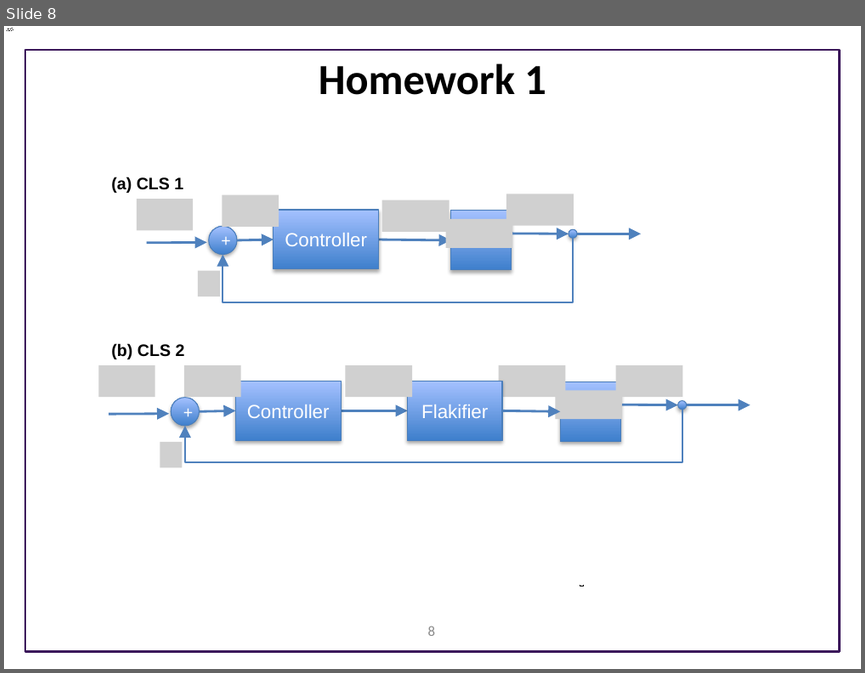
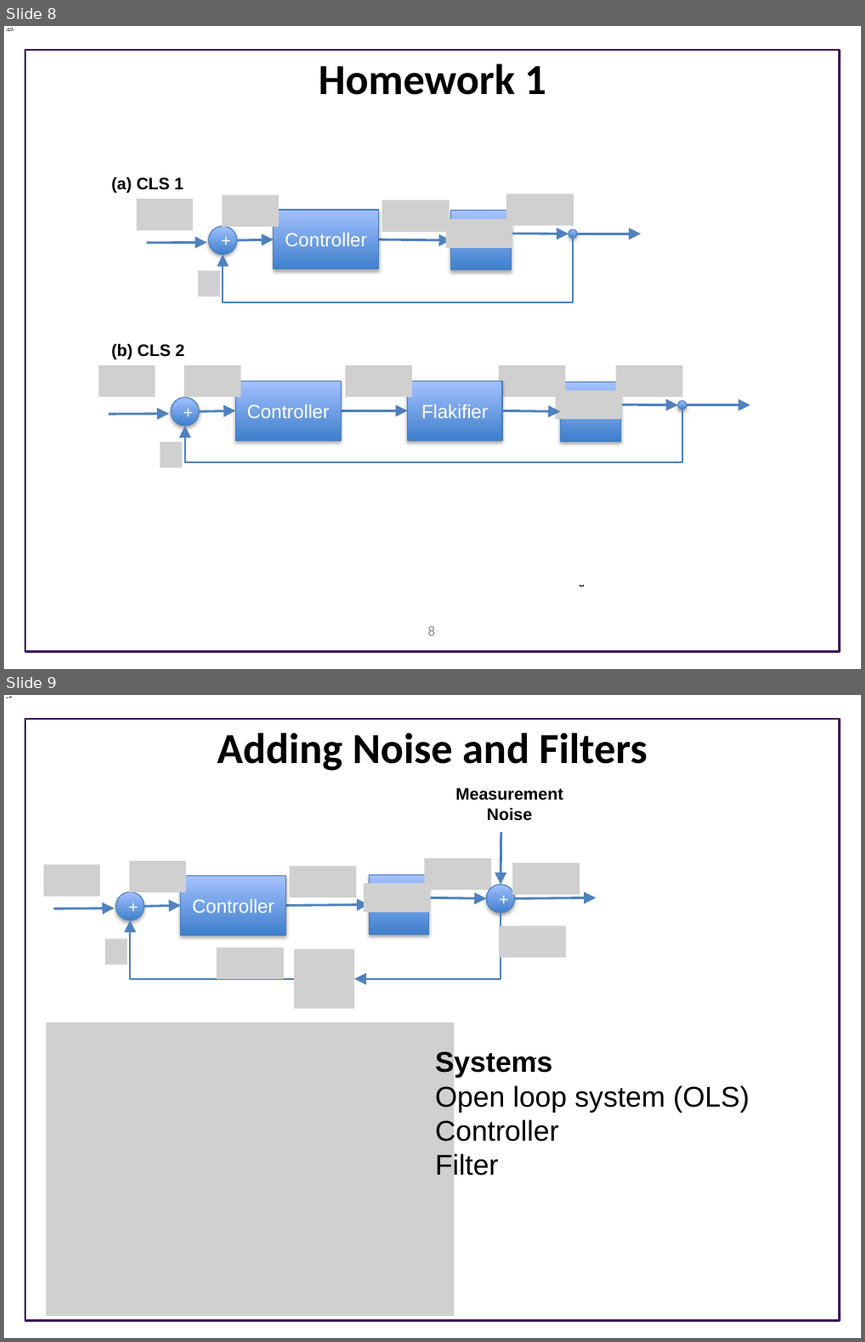
Before and after one commit to joseph-hellerstein/advanced-controls-lectures, a slide deck: classes/winter_2023/lectures/lecture_06-building-closed-loop-testbed/building_closed_loop_testbed.pptx. Shown one above the other, each under a label of ours: slide 8 before the commit, slides 8 and 9 after it. The pictures are 865x673 and 865x1342 pixels, drawn with LibreOffice and Linux fonts; fonts in the diff are those of the drawing; grey boxes stand for pictures; background and template pictures are left out. Boxes give left, top, right and bottom in pixels: in the first picture for what was removed or moved away, otherwise in the second. Text is boxed around its words. In the diff, an @@ line names an element or a change of style, - is before the commit and + after.

```diff
--- a/classes/winter_2023/lectures/lecture_06-building-closed-loop-testbed/building_closed_loop_testbed.pptx
+++ b/classes/winter_2023/lectures/lecture_06-building-closed-loop-testbed/building_closed_loop_testbed.pptx
@@ slide 9 added at (x1=4, y1=695, x2=861, y2=1338), background #FFFFFF; not listed: 1 template element that a slide beside it also shows @@
@@ title added at (x1=217, y1=732, x2=647, y2=771), 36 pt, text #000000, bold @@
+Adding Noise and Filters
@@ text added at (x1=455, y1=788, x2=563, y2=821), 14 pt, text #000000, bold @@
+Measurement
+Noise
@@ arrow added from (501, 832) to (500, 885), #4F81BD 2 pt @@
@@ picture added at (x1=43, y1=865, x2=100, y2=896) @@
@@ picture added at (x1=129, y1=861, x2=186, y2=892) @@
@@ picture added at (x1=290, y1=866, x2=356, y2=897) @@
@@ picture added at (x1=424, y1=858, x2=491, y2=890) @@
@@ picture added at (x1=513, y1=863, x2=579, y2=895) @@
@@ ellipse added at (x1=116, y1=892, x2=144, y2=920), fill gradient #3F80CE to #A4C4FF, outline #4B7EBC 0.75 pt, 14 pt, text #FFFFFF @@
++
@@ rectangle added at (x1=181, y1=876, x2=286, y2=935), fill gradient #3F80CE to #A4C4FF, outline #4B7EBC 0.75 pt, 16 pt, text #FFFFFF @@
+Controller
@@ picture added at (x1=364, y1=884, x2=431, y2=913) @@
@@ rectangle added at (x1=369, y1=875, x2=429, y2=934), fill gradient #3F80CE to #A4C4FF, outline #4B7EBC 0.75 pt @@
@@ arrow added from (431, 898) to (487, 898), #4F81BD 2 pt @@
@@ ellipse added at (x1=487, y1=885, x2=515, y2=913), fill gradient #3F80CE to #A4C4FF, outline #4B7EBC 0.75 pt, 14 pt, text #FFFFFF @@
++
@@ arrow added from (515, 898) to (596, 898), #4F81BD 2 pt @@
@@ arrow added from (53, 908) to (114, 908), #4F81BD 2 pt @@
@@ elbow arrow added from (295, 979) to (130, 920), #4F81BD 1.5 pt @@
@@ arrow added from (144, 906) to (181, 905), #4F81BD 2 pt @@
@@ arrow added from (286, 905) to (369, 905), #4F81BD 2 pt @@
@@ elbow arrow added from (500, 913) to (354, 979), #4F81BD 1.5 pt @@
@@ picture added at (x1=105, y1=938, x2=127, y2=964) @@
@@ picture added at (x1=216, y1=947, x2=284, y2=980) @@
@@ picture added at (x1=295, y1=948, x2=354, y2=1008) @@
@@ picture added at (x1=499, y1=925, x2=565, y2=957) @@
@@ picture added at (x1=46, y1=1022, x2=454, y2=1315) @@
@@ text added at (x1=435, y1=1049, x2=749, y2=1180), 24 pt, text #000000 @@
+Systems
+Open loop system (OLS)
+Controller
+Filter
@@ page number added at (x1=296, y1=1281, x2=568, y2=1316), 12 pt, text #898989 @@
+9
```
Also in this commit, not shown: 5 other files.
